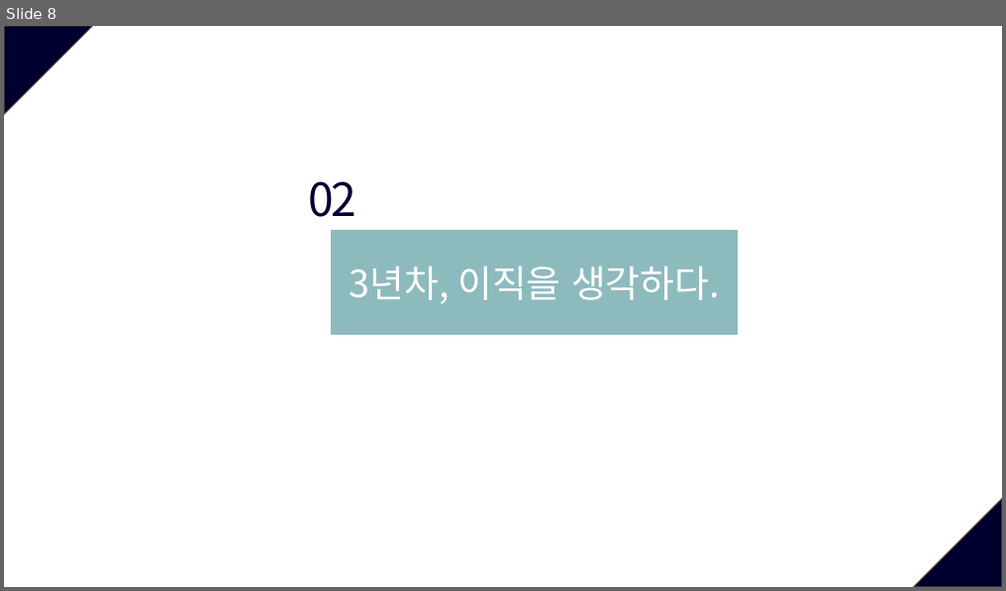
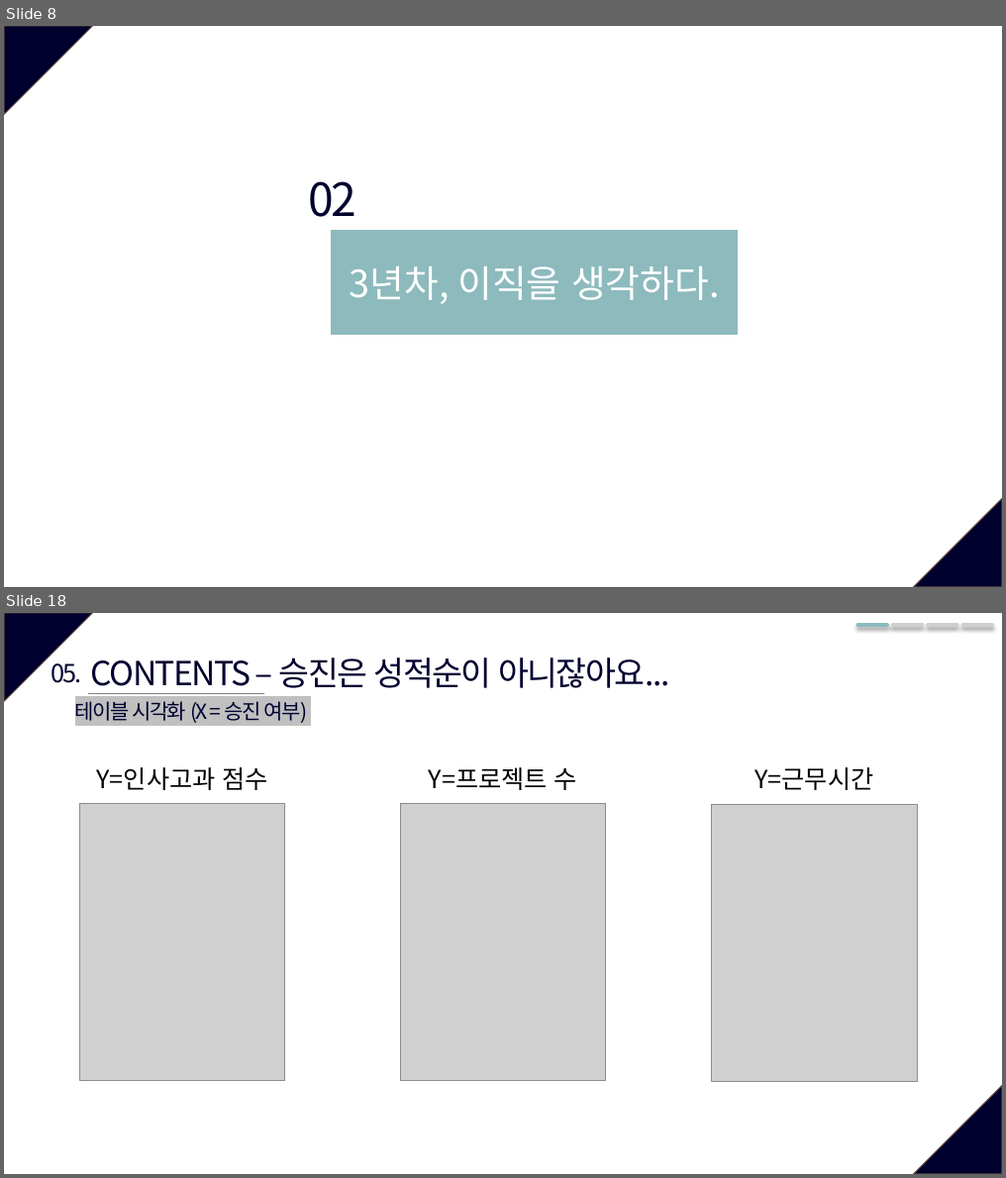
Before and after one commit to JxxHxxx/Ubion-Mini-Project-HR-Analysis, a slide deck: 데이터분석은위대하다.pptx. Shown one above the other, each under a label of ours: slide 8 before the commit, slides 8 and 18 after it; the slides between them are not shown. The pictures are 1006x591 and 1006x1178 pixels, drawn with LibreOffice and Linux fonts; fonts in the diff are those of the drawing; grey boxes stand for pictures. Boxes give left, top, right and bottom in pixels: in the first picture for what was removed or moved away, otherwise in the second. Text is boxed around its words. In the diff, an @@ line names an element or a change of style, - is before the commit and + after.

```diff
--- a/데이터분석은위대하다.pptx
+++ b/데이터분석은위대하다.pptx
@@ slide 18 added at (4,613,1002,1174), background #FFFFFF; not listed: 2 template elements that a slide beside it also shows @@
@@ line added from (858, 625) to (887, 625), #8DBABD 3.5 pt @@
@@ line added from (893, 625) to (923, 625), #D0CECE 3.5 pt @@
@@ line added from (928, 625) to (957, 625), #D0CECE 3.5 pt @@
@@ line added from (963, 625) to (992, 625), #D0CECE 3.5 pt @@
@@ text added at (51,663,82,683), 24 pt, text #00002F @@
+05.
@@ text added at (91,658,669,694), 32 pt, text #00002F @@
+CONTENTS – 승진은 성적순이 아니잖아요...
@@ text added at (75,701,307,723), 20 pt, text #00002F @@
+테이블 시각화 (X = 승진 여부)
@@ line added from (88, 694) to (264, 694), #808080 0.5 pt @@
@@ text added at (97,767,268,790), 24 pt, text #000000 @@
+Y=인사고과 점수
@@ text added at (429,767,577,790), 24 pt, text #000000 @@
+Y=프로젝트 수
@@ text added at (754,767,873,790), 24 pt, text #000000 @@
+Y=근무시간
@@ picture added at (79,803,285,1080) @@
@@ picture added at (401,803,606,1080) @@
@@ picture added at (712,805,918,1081) @@
```
Also in this commit, not shown: 7 slides changed, 13 other slides added, 8 slides removed.
